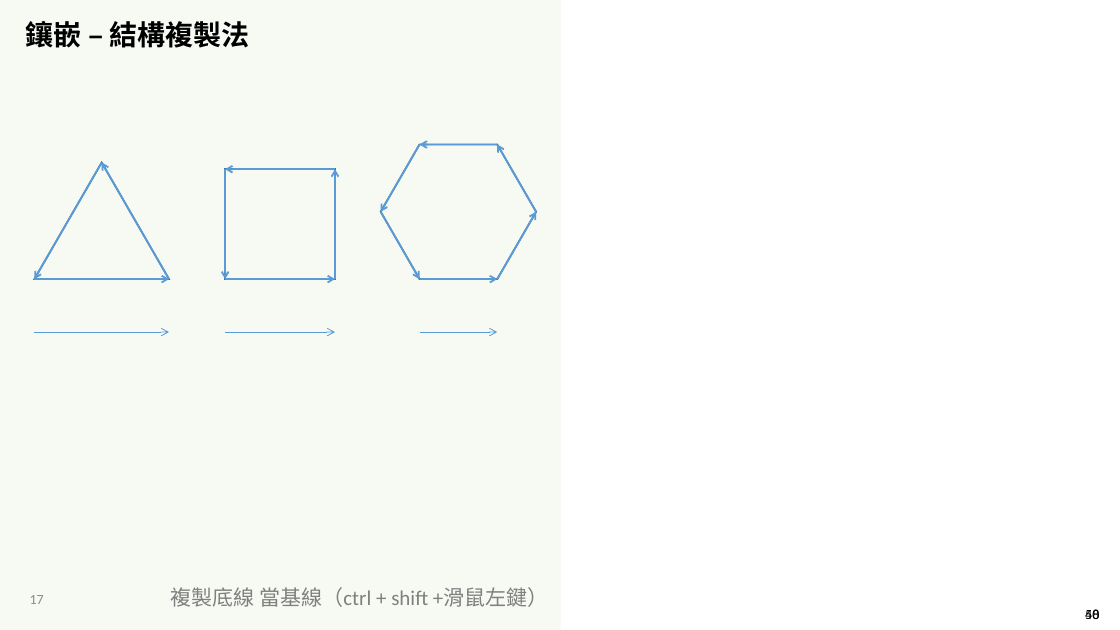
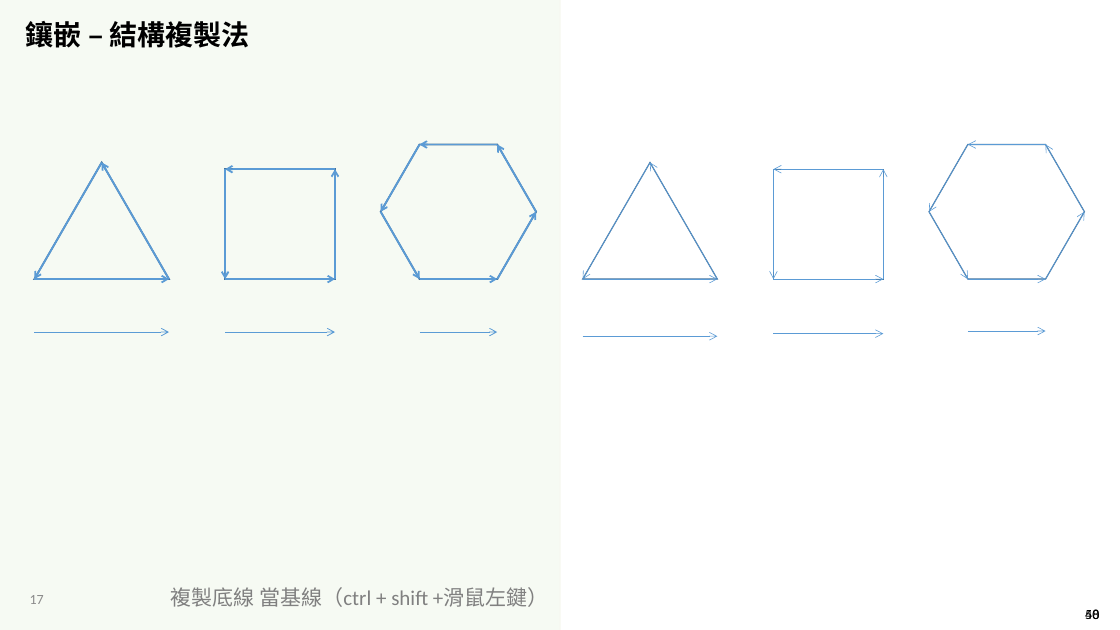
Before and after one commit to LittleD3092/My-Vault, a slide deck: slide 17 of Patterning and Drawing/4/AMA-數藝-5-1-2-密鋪-基礎-直接法-2023-1104.pptx. Drawn at 1120x630 pixels with LibreOffice and Linux fonts; fonts in the diff are those of the drawing; background and template pictures are left out. Boxes give left, top, right and bottom in pixels: in the first picture for what was removed or moved away, otherwise in the second. Text is boxed around its words. In the diff, an @@ line names an element or a change of style, - is before the commit and + after.

```diff
--- a/Patterning and Drawing/4/AMA-數藝-5-1-2-密鋪-基礎-直接法-2023-1104.pptx
+++ b/Patterning and Drawing/4/AMA-數藝-5-1-2-密鋪-基礎-直接法-2023-1104.pptx
@@ freeform shape added at [929,145,1085,279], outline #43739E 1 pt @@
@@ arrow added from (968, 145) to (929, 212), #5B9BD5 0.5 pt @@
@@ arrow added from (1046, 145) to (968, 145), #5B9BD5 0.5 pt @@
@@ arrow added from (1085, 212) to (1046, 145), #5B9BD5 0.5 pt @@
@@ freeform shape added at [583,162,718,279], outline #43739E 1 pt @@
@@ arrow added from (650, 162) to (583, 279), #5B9BD5 0.5 pt @@
@@ arrow added from (718, 279) to (650, 162), #5B9BD5 0.5 pt @@
@@ freeform shape added at [774,169,884,279], outline #43739E 1 pt @@
@@ arrow added from (884, 169) to (774, 169), #5B9BD5 0.5 pt @@
@@ arrow added from (774, 169) to (774, 279), #5B9BD5 0.5 pt @@
@@ arrow added from (884, 279) to (884, 169), #5B9BD5 0.5 pt @@
@@ arrow added from (929, 212) to (968, 279), #5B9BD5 0.5 pt @@
@@ arrow added from (1046, 279) to (1085, 212), #5B9BD5 0.5 pt @@
@@ arrow added from (583, 279) to (718, 279), #5B9BD5 0.5 pt @@
@@ arrow added from (774, 279) to (884, 279), #5B9BD5 0.5 pt @@
@@ arrow added from (968, 279) to (1046, 279), #5B9BD5 0.5 pt @@
@@ arrow added from (583, 336) to (718, 336), #5B9BD5 0.5 pt @@
@@ arrow added from (774, 334) to (884, 334), #5B9BD5 0.5 pt @@
@@ arrow added from (968, 331) to (1046, 331), #5B9BD5 0.5 pt @@
```
Also in this commit, not shown: 35 other slides changed, 2 slides added, 2 other files.
